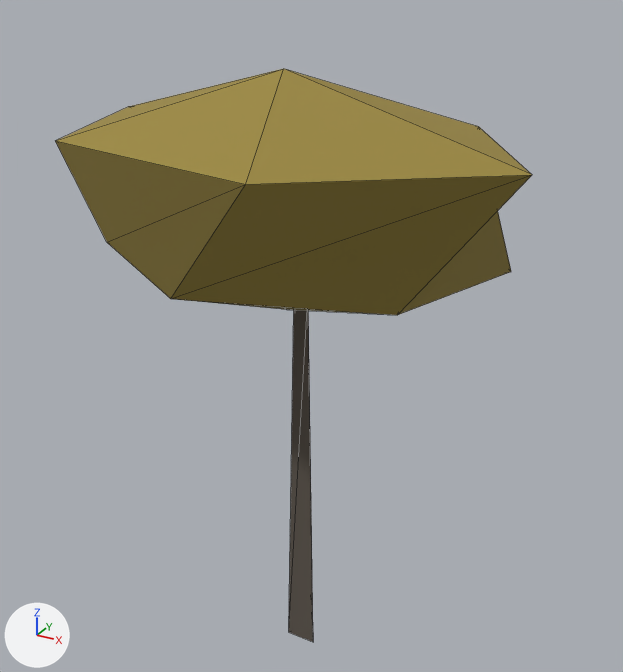
Two versions of the glTF model public/models/woody-kit/elm-far.glb, one commit apart.
Both versions are drawn from a 50 mm lens placed at (6.47, -11.48, 12.09), pointed at (0.23, -0.15, 6.43). The axes (+X, +Y, +Z) are drawn at lower left. The lights are the same throughout. The first picture is the older version. Mesh edges are drawn as thin lines. Where no turn or scale is listed for an object, it has been applied to the vertices. Vertices at exactly the same position are counted once.

In view in the first picture: 'elm-far / foliage', 'elm-far / wood'.
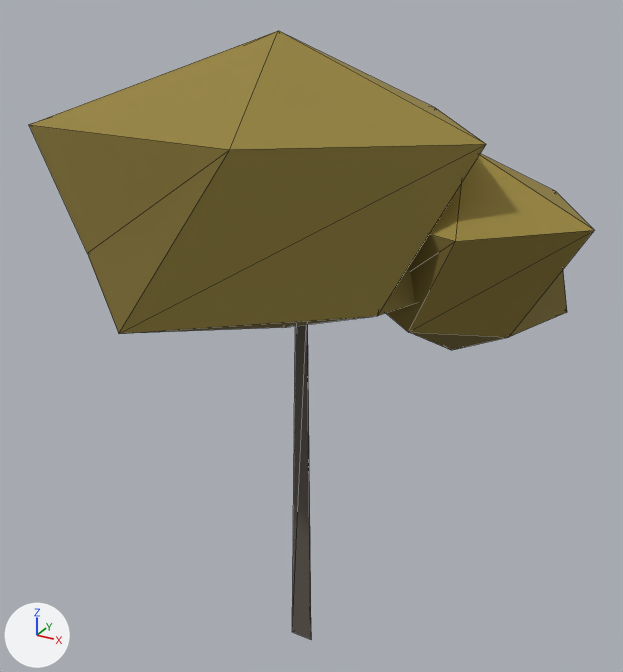
Boxes [x1, y1, x2, y2] around the edits, measured in the pictures (623 x 672 px):
'elm-far / foliage', reshaped (18% wider, 30% taller)
    before: [55, 69, 532, 315]
    after: [29, 31, 594, 350]
'elm-far / wood', rescaled (20% narrower)
    before: [289, 310, 313, 642]
    after: [292, 325, 311, 640]

What changed in the scene script:
```text
Change me_elm_far___foliage:
    used by ob_elm_far___foliage; location = (0.0, 0.0, 0.0)
    remove me_elm_far___foliage.from_pydata(...)  # 14 vertices, 24 faces; spans x -3.62..3.79, y -3.03..2.29, z 6.88..10.62
    add me_elm_far___foliage.from_pydata(...)  # 28 vertices, 48 faces; spans x -3.75..4.42, y -3.43..2.37, z 6.39..11.11
    me_elm_far___foliage part 1: the whole mesh is rebuilt
Change me_elm_far___wood:
    used by ob_elm_far___wood; location = (0.0, 0.0, 0.0)
    remove me_elm_far___wood.from_pydata(...)  # 6 vertices, 7 faces; spans x -0.27..0.27, y -0.16..0.32, z 0.0..7.18
    add me_elm_far___wood.from_pydata(...)  # 6 vertices, 7 faces; spans x -0.21..0.21, y -0.12..0.25, z 0.0..7.0
    me_elm_far___wood part 2: the whole mesh is scaled about the mesh origin by (0.787, 0.787, 0.975)
```
